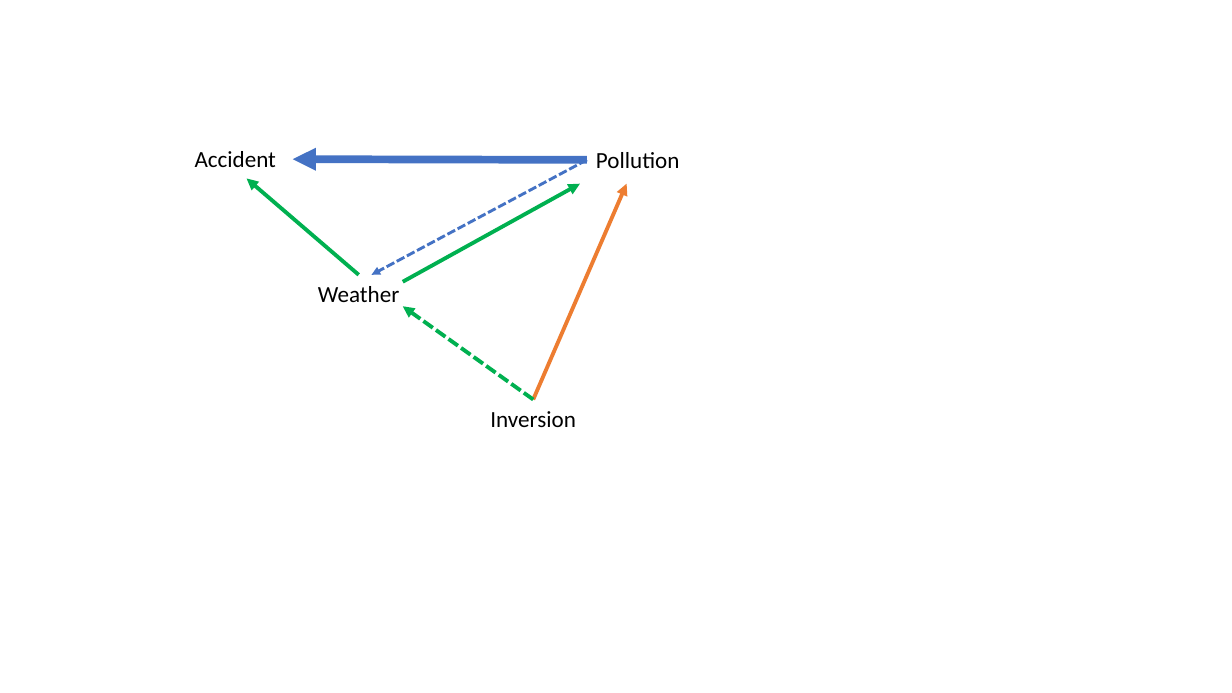
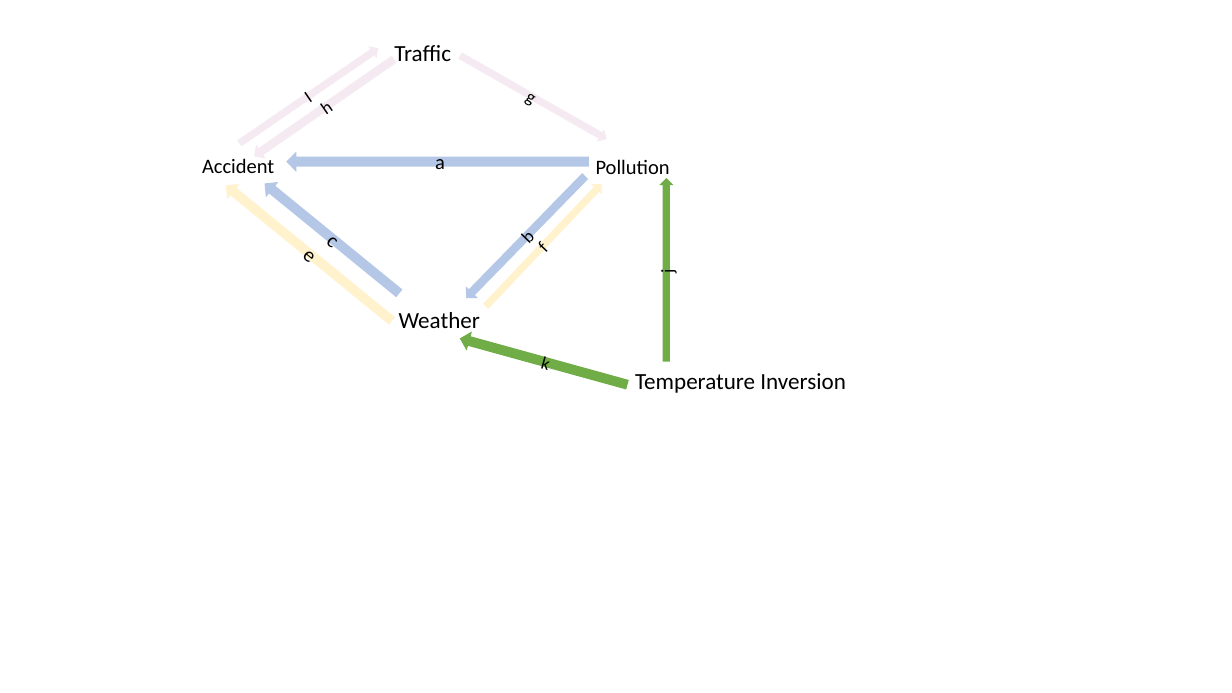
Before and after one commit to mondpanther/datastorieshub, a slide deck: slide 2 of docs/slides/pollutionchains.pptx. Drawn at 1232x693 pixels with LibreOffice and Linux fonts; fonts in the diff are those of the drawing. Boxes give left, top, right and bottom in pixels: in the first picture for what was removed or moved away, otherwise in the second. Text is boxed around its words. In the diff, an @@ line names an element or a change of style, - is before the commit and + after.

```diff
--- a/docs/slides/pollutionchains.pptx
+++ b/docs/slides/pollutionchains.pptx
@@ right arrow added at (235,43,382,150), fill #DFBDD2 at 31% opacity, 14 pt, text #000000 @@
+I
@@ left arrow added at (250,52,400,163), fill #DFBDD2 at 31% opacity, 14 pt, text #000000 @@
+h
@@ text added at (394,45,451,61), 18 pt, text #000000 @@
+Traffic
@@ right arrow added at (457,50,610,146), fill #DFBDD2 at 31% opacity, 14 pt, text #000000 @@
+g
@@ text "Accident" at (202,158,274,173): size 18 to 16 pt @@
@@ text "Accident": place and size @@
-text "Accident" at (195,151,276,167)
+text "Accident" at (202,158,274,173)
@@ left arrow added at (219,178,398,329), fill #FFF2CC, 16 pt, text #000000 @@
+e
@@ arrow removed from (359, 274) to (247, 178) @@
@@ left arrow added at (258,176,405,300), fill #B4C7E7, 16 pt, text #000000 @@
+c
@@ left arrow added at (287,152,589,172), fill #B4C7E7, 16 pt, text #000000 @@
+a
@@ arrow removed from (587, 160) to (293, 159) @@
@@ arrow removed from (587, 160) to (372, 274) @@
@@ left arrow added at (461,171,592,305), fill #B4C7E7, 14 pt, text #000000 @@
+b
@@ right arrow added at (480,179,607,311), fill #FFF2CC, 14 pt, text #000000 @@
+f
@@ text "Pollution": place and size @@
-text "Pollution" at (596,152,679,168)
+text "Pollution" at (596,159,670,180)
@@ text "Pollution" at (596,159,670,180): size 18 to 16 pt @@
@@ right arrow added at (659,178,674,362), fill #70AD47, 14 pt, text #000000 @@
+j
@@ arrow removed from (403, 282) to (580, 184) @@
@@ arrow removed from (533, 399) to (627, 184) @@
@@ text "Weather" rewrapped from (318,286,399,302) to (399,312,480,334) @@
@@ arrow removed from (533, 399) to (403, 306) @@
@@ left arrow added at (457,329,630,394), fill #70AD47, 14 pt, text #000000 @@
+k
@@ text at (635,373,846,393): text changed @@
-Inversion
+Temperature Inversion
```
Also in this commit, not shown: 1 other slide changed, 51 other files.
